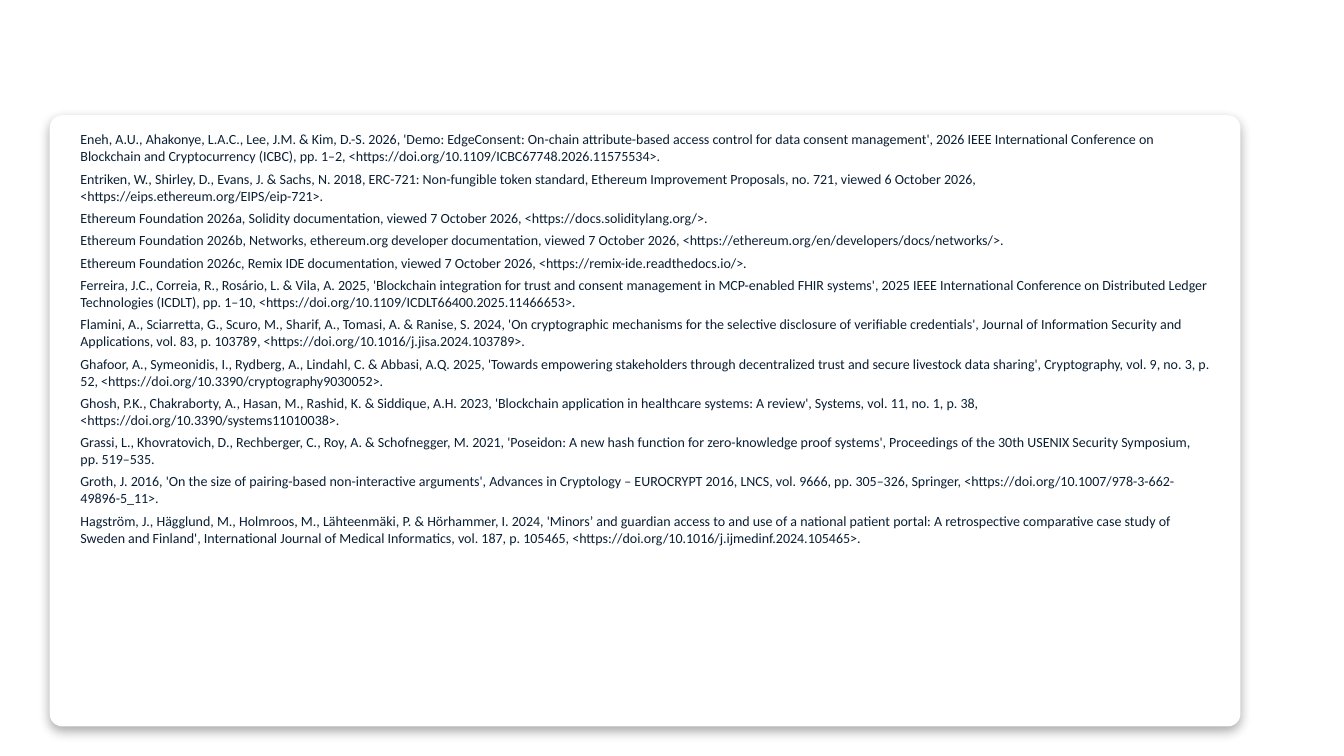
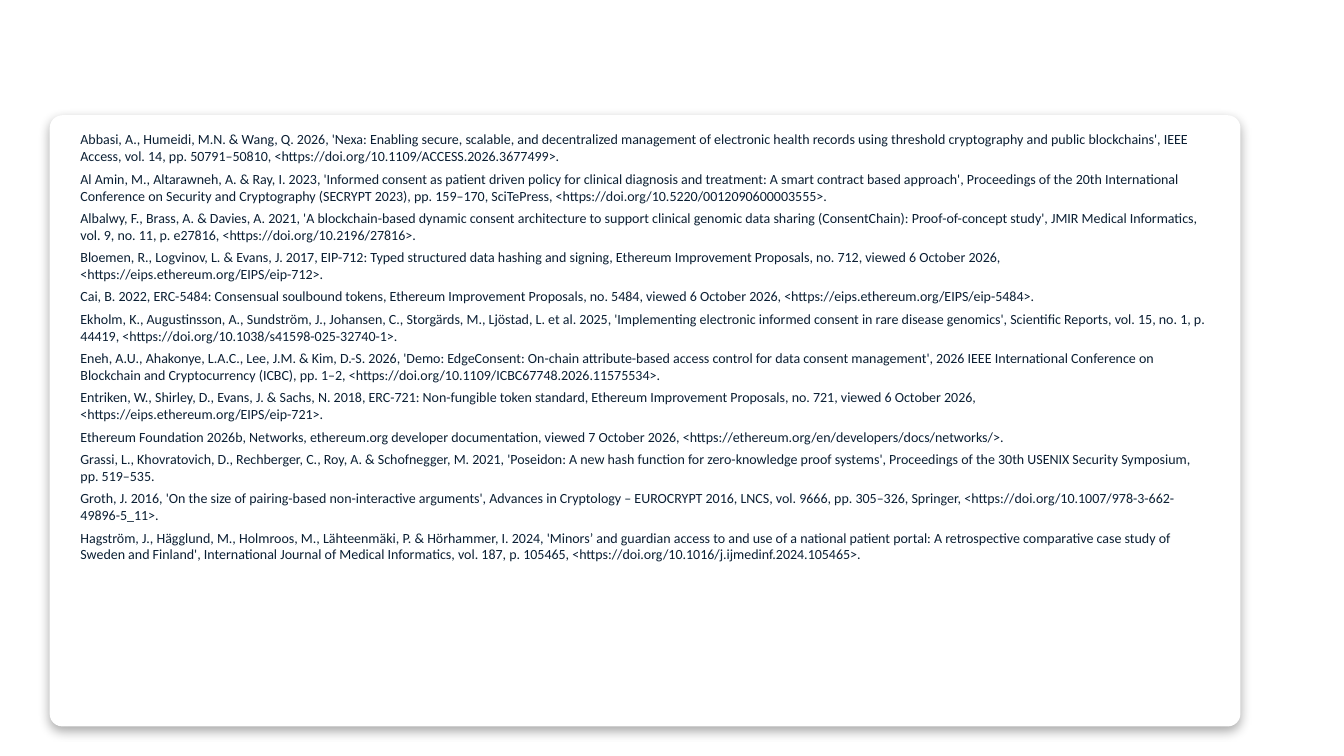
Before and after one commit to yasir12345678900/HealthRWA-Sepolia-Personal-try, a slide deck: slide 39 of docs/Yasir_Candidature_Reassessment_Slides_Simple_YELLOW_changes.pptx (slide 41 before the commit). Drawn at 1344x756 pixels with LibreOffice and Linux fonts; fonts in the diff are those of the drawing; background and template pictures are left out. Boxes give left, top, right and bottom in pixels: in the first picture for what was removed or moved away, otherwise in the second. Text is boxed around its words. In the diff, an @@ line names an element or a change of style, - is before the commit and + after.

```diff
--- a/docs/Yasir_Candidature_Reassessment_Slides_Simple_YELLOW_changes.pptx
+++ b/docs/Yasir_Candidature_Reassessment_Slides_Simple_YELLOW_changes.pptx
@@ text at (80,134,1205,344): paragraphs added @@
+Abbasi, A., Humeidi, M.N. & Wang, Q. 2026, 'Nexa: Enabling secure, scalable, and decentralized management of electronic health records using threshold cryptography and public blockchains', IEEE Access, vol. 14, pp. 50791–50810, <https://doi.org/10.1109/ACCESS.2026.3677499>.
+Al Amin, M., Altarawneh, A. & Ray, I. 2023, 'Informed consent as patient driven policy for clinical diagnosis and treatment: A smart contract based approach', Proceedings of the 20th International Conference on Security and Cryptography (SECRYPT 2023), pp. 159–170, SciTePress, <https://doi.org/10.5220/0012090600003555>.
+Albalwy, F., Brass, A. & Davies, A. 2021, 'A blockchain-based dynamic consent architecture to support clinical genomic data sharing (ConsentChain): Proof-of-concept study', JMIR Medical Informatics, vol. 9, no. 11, p. e27816, <https://doi.org/10.2196/27816>.
+Bloemen, R., Logvinov, L. & Evans, J. 2017, EIP-712: Typed structured data hashing and signing, Ethereum Improvement Proposals, no. 712, viewed 6 October 2026, <https://eips.ethereum.org/EIPS/eip-712>.
+Cai, B. 2022, ERC-5484: Consensual soulbound tokens, Ethereum Improvement Proposals, no. 5484, viewed 6 October 2026, <https://eips.ethereum.org/EIPS/eip-5484>.
+Ekholm, K., Augustinsson, A., Sundström, J., Johansen, C., Storgärds, M., Ljöstad, L. et al. 2025, 'Implementing electronic informed consent in rare disease genomics', Scientific Reports, vol. 15, no. 1, p. 44419, <https://doi.org/10.1038/s41598-025-32740-1>.
@@ text at (80,213,708,226): paragraph removed @@
-Ethereum Foundation 2026a, Solidity documentation, viewed 7 October 2026, <https://docs.soliditylang.org/>.
@@ text at (80,258,1209,428): paragraphs removed @@
-Ethereum Foundation 2026c, Remix IDE documentation, viewed 7 October 2026, <https://remix-ide.readthedocs.io/>.
-Ferreira, J.C., Correia, R., Rosário, L. & Vila, A. 2025, 'Blockchain integration for trust and consent management in MCP-enabled FHIR systems', 2025 IEEE International Conference on Distributed Ledger Technologies (ICDLT), pp. 1–10, <https://doi.org/10.1109/ICDLT66400.2025.11466653>.
-Flamini, A., Sciarretta, G., Scuro, M., Sharif, A., Tomasi, A. & Ranise, S. 2024, 'On cryptographic mechanisms for the selective disclosure of verifiable credentials', Journal of Information Security and Applications, vol. 83, p. 103789, <https://doi.org/10.1016/j.jisa.2024.103789>.
-Ghafoor, A., Symeonidis, I., Rydberg, A., Lindahl, C. & Abbasi, A.Q. 2025, 'Towards empowering stakeholders through decentralized trust and secure livestock data sharing', Cryptography, vol. 9, no. 3, p. 52, <https://doi.org/10.3390/cryptography9030052>.
-Ghosh, P.K., Chakraborty, A., Hasan, M., Rashid, K. & Siddique, A.H. 2023, 'Blockchain application in healthcare systems: A review', Systems, vol. 11, no. 1, p. 38, <https://doi.org/10.3390/systems11010038>.
```
Also in this commit, not shown: 26 other slides changed, 2 slides added, 7 slides removed, 3 other files.
